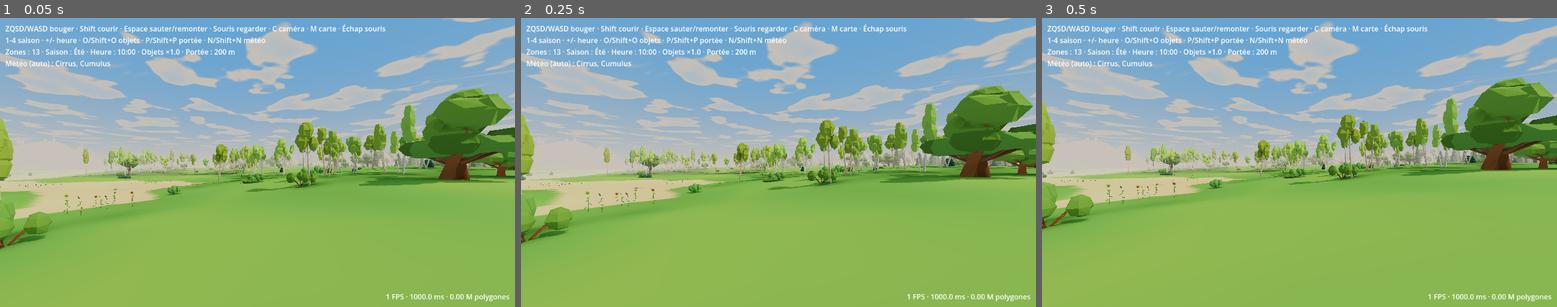
Above: before the commit, frames 1-3 (left to right).
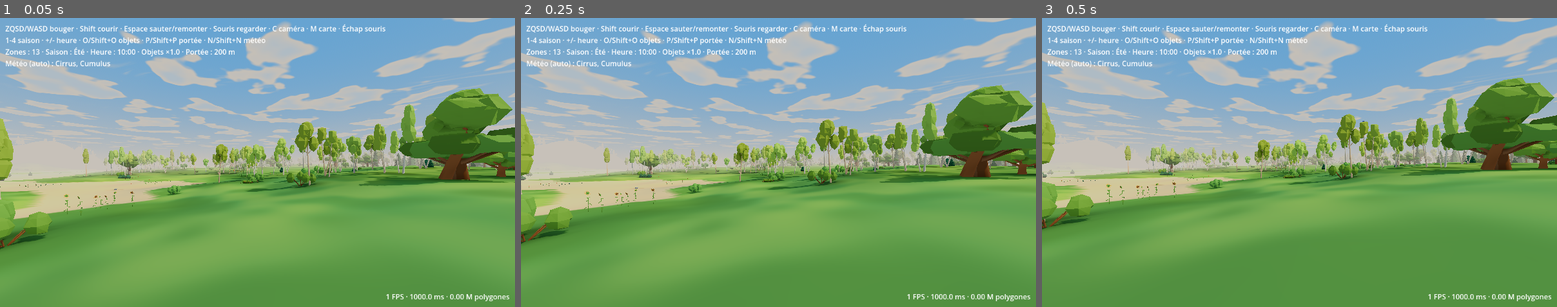
Above: after the commit, the same moments.

Repository: tdebarochez/openworld
Game: Godot game, scene res://main.tscn
The game is run twice, just before and just after one commit, with the same random seed, the same clock (stepped at 60 frames per second) and the same inputs.
Inputs:
- Up to frame 1 (0.05 s): no input
- Up to frame 2 (0.25 s): no input
- Up to frame 3 (0.5 s): no input

The runs differ from the first frame. In frame 1, 32% of the frame differs, in the area x 0-100%, y 51-100%; in frame 2, 34%; in frame 3, 38%, in the area x 0-100%, y 50-100%.

Commit message:
Painted relief at eye level: sun-relative slope tint, small grass dabs, forest fringe, tree shade across zone edges
- Terrain shader: slopes facing the sun warmer/lighter, away cooler/darker (amplified horizontal
  normal, sun_dir set by daynight.apply), and world-space ~10 m / ~3 m grass dabs towards the meadow
  pair, each scale faded by fwidth so grazing angles don't shimmer. No zone rebuild cost.
- _shading: the grass deepens over ~12 m outside the forest edge (FOREST_FRINGE).
- Tree contact shade carries across zone edges: _edge_trees reads the 8 neighbours' trees near
  the edge (~0.9 ms per FULL/LIGHT zone on desktop; skipped for COARSE zones).
- Tests: shade under trees right up to the zone edge, darker forest fringe, terrain sun_dir follows the sun.

Co-Authored-By: Claude Opus 5.5 <noreply@anthropic.com>

Diff:
--- a/daynight.gd
+++ b/daynight.gd
@@ -128,6 +128,7 @@
 		sun.light_color = s.sun * MOON
 		sun.light_energy = s.energy * MOON_ENERGY * smoothstep(0.0, 0.15, -dir.y)
 	disc.basis = sun.basis
+	world.terrain_mat.set_shader_parameter("sun_dir", sun.basis.z)  # warm/cool slopes (seasons.TERRAIN_SHADER)
 	disc.light_color = sun.light_color
 	disc.light_energy = (1.0 + warm) * smoothstep(0.0, 0.05, dir.y) if dir.y >= 0.0 \
 		else 0.6 * smoothstep(0.0, 0.05, -dir.y)
--- a/seasons.gd
+++ b/seasons.gd
@@ -37,30 +37,68 @@
 # Vertex colour = ground category key; UV = world._build_zone's baked shading: x = meadow patch
 # (-1 deep green dip .. 1 light yellow-green patch, on the grass only; ±6 % value elsewhere),
 # y = light multiplier (hollows, crests, forest floor, contact shade under trees, bushes, rocks, houses).
+# Painted relief for eye level, computed here so zones don't cost more to build:
+# - slopes facing the sun (sun_dir, set by daynight.gd) warmer and lighter, slopes away cooler and
+#   darker, strongly amplified so the gentle plains show their swells (and the same in both renderers:
+#   Compatibility's light is mostly ambient);
+# - small world-space grass patches (~16 m and ~5 m) towards the meadow pair: a texture gradient that
+#   makes a flat field read as ground receding. Each scale fades once a pixel covers it (fwidth), so
+#   grazing angles don't shimmer; the baked ~30-120 m patches carry on beyond.
 const TERRAIN_SHADER := """
 shader_type spatial;
 uniform vec3 key[5];  // summer ground colours as stored in the mesh (sRGB)
 uniform vec3 to[5];   // this season's colours (sRGB)
 uniform vec3 meadow[2];  // this season's grass in dips and in light patches (sRGB)
+uniform vec3 sun_dir = vec3(0.4, 0.8, 0.4);  // towards the sun (or moon)
+const float SLOPE_GAIN = 8.0;  // horizontal normal × this = full warm/cool shift (plains slope ≤ ~0.15)
+const vec3 SUNNY = vec3(1.12, 1.06, 0.9);
+const vec3 SHADY = vec3(0.76, 0.84, 1.0);
+const float PATCHES = 0.6;  // how far the small patches go towards the meadow pair
 varying vec3 col;
+varying vec3 lo;  // the meadow pair, lit like col
+varying vec3 hi;
+varying float grass;
+varying vec2 wxz;
+vec3 linear(vec3 c) {  // same conversion as StandardMaterial3D's vertex_color_is_srgb
+	return OUTPUT_IS_SRGB ? c : mix(pow((c + vec3(0.055)) * (1.0 / 1.055), vec3(2.4)), c * (1.0 / 12.92), lessThan(c, vec3(0.04045)));
+}
+float hash(vec2 p) {  // integer hash (Dave Hoskins'): 0..1, exact at any world coordinate
+	uvec2 q = uvec2(ivec2(p)) * uvec2(1597334673u, 3812015801u);
+	return float((q.x ^ q.y) * 1597334673u) * (1.0 / 4294967295.0);
+}
+float value_noise(vec2 p) {  // -1..1
+	vec2 i = floor(p);
+	vec2 f = p - i;
+	f = f * f * (3.0 - 2.0 * f);
+	return mix(mix(hash(i), hash(i + vec2(1, 0)), f.x), mix(hash(i + vec2(0, 1)), hash(i + vec2(1, 1)), f.x), f.y) * 2.0 - 1.0;
+}
+float octave(vec2 p) {  // faded out as one pixel spans a noise cell
+	return value_noise(p) * clamp(1.5 - 1.5 * length(fwidth(p)), 0.0, 1.0);
+}
 void vertex() {
 	int k = 0;
 	for (int i = 1; i < 5; i++) {
 		if (distance(COLOR.rgb, key[i]) < distance(COLOR.rgb, key[k])) k = i;
 	}
 	col = to[k];
+	grass = k == 3 ? 1.0 : 0.0;
 	if (k == 3) {
 		col = mix(col, meadow[UV.x > 0.0 ? 1 : 0], abs(UV.x));
 	} else {
 		col *= 1.0 + 0.06 * UV.x;
 	}
-	col *= UV.y;
-	if (!OUTPUT_IS_SRGB) {  // same conversion as StandardMaterial3D's vertex_color_is_srgb
-		col = mix(pow((col + vec3(0.055)) * (1.0 / 1.055), vec3(2.4)), col * (1.0 / 12.92), lessThan(col, vec3(0.04045)));
-	}
+	vec2 s = sun_dir.xz;
+	float facing = clamp(dot(NORMAL.xz, s) * inversesqrt(dot(s, s) + 1e-4) * SLOPE_GAIN, -1.0, 1.0);
+	vec3 tint = UV.y * mix(vec3(1.0), facing > 0.0 ? SUNNY : SHADY, abs(facing));
+	col = linear(col * tint);
+	lo = linear(meadow[0] * tint);
+	hi = linear(meadow[1] * tint);
+	wxz = (MODEL_MATRIX * vec4(VERTEX, 1.0)).xz;
 }
 void fragment() {
-	ALBEDO = col;
+	float n = 0.55 * octave(wxz * (1.0 / 10.0)) + 0.45 * octave(wxz * (1.0 / 3.0) + 37.0);
+	n = smoothstep(-0.45, 0.45, n) * 2.0 - 1.0;  // soft-edged dabs rather than a mushy gradient
+	ALBEDO = mix(col, n > 0.0 ? hi : lo, abs(n) * PATCHES * grass) * (1.0 + 0.05 * n * grass);
 }
 """
 # Winter conifers (and roofs): needles darkened by the instance colour and baked shading, white on
--- a/tests/test_daynight.gd
+++ b/tests/test_daynight.gd
@@ -104,6 +104,8 @@
 	var noon_energy := sun.light_energy
 	var noon_haze: Color = w.seasons.sky.sky_horizon_color
 	assert(sun.global_basis.z.y > 0.7)  # light shines along -Z: downwards
+	d.set_time(18.5)  # the terrain's warm/cool slopes follow the sun
+	assert(w.terrain_mat.get_shader_parameter("sun_dir").is_equal_approx(sun.global_basis.z), "terrain sun_dir stale")
 	d.set_time(0.0)
 	assert(sun.global_basis.z.y > 0.3, "moonlight from above")
 	assert(sun.light_energy < noon_energy * 0.5 and sun.light_energy > 0.0)
--- a/tests/test_world.gd
+++ b/tests/test_world.gd
@@ -281,7 +281,7 @@
 	var samples := []
 	for z in range(0, n, 2):
 		for x in range(0, n, 2):
-			if w.forest(x - half, z - half) < -0.05:
+			if w.forest(x - half, z - half) < -w.FOREST_FRINGE:
 				var h: float = w.height(x - half, z - half)
 				var r: float = w.HOLLOW_R
 				var around: float = (w.height(x - half + r, z - half) + w.height(x - half - r, z - half) + w.height(x - half, z - half + r) + w.height(x - half, z - half - r)) / 4.0
@@ -292,15 +292,29 @@
 	var hollow: float = samples.slice(-k).reduce(func(s, e): return s + e[1], 0.0) / k
 	print("ground light: crests %.3f, hollows %.3f, meadow patch %.2f..%.2f" % [crest, hollow, lo, hi])
 	assert(hollow < crest - 0.03, "hollows should be darker than crests")
-	# Contact shade: the ground at a tree's foot is darker than with no objects.
+	# Contact shade: the ground at a tree's foot is darker than with no objects, right up to the zone
+	# edge (the neighbours shade their side too: the seam check above).
 	var shaded := 0
+	var at_edge := 0
 	for list in w.tree_transforms(cell, mask):
 		for t: Transform3D in list:
-			if absf(t.origin.x) < half - 5 and absf(t.origin.z) < half - 5:
-				var i := (roundi(t.origin.z) + half) * n + roundi(t.origin.x) + half
-				assert(uv0[i].y < bare[i].y - 0.1 or uv0[i].y <= w.SHADE_MIN + 0.001, "no shade under a tree")
-				shaded += 1
-	assert(shaded > 5)
+			var i := (roundi(t.origin.z) + half) * n + roundi(t.origin.x) + half
+			assert(uv0[i].y < bare[i].y - 0.1 or uv0[i].y <= w.SHADE_MIN + 0.001, "no shade under a tree at %s" % t.origin)
+			shaded += 1
+			at_edge += int(absf(t.origin.x) > half - 3 or absf(t.origin.z) > half - 3)
+	assert(shaded > 5 and at_edge > 0, "%d trees, %d at the edge" % [shaded, at_edge])
+	# Forest fringe: the grass a few metres outside the forest is already darker than open meadow.
+	var fringe := [0.0, 0]
+	var open := [0.0, 0]
+	for z in range(0, n, 4):
+		for x in range(0, n, 4):
+			var e: float = w.forest(x - half, z - half)
+			var bucket = fringe if e > -0.12 and e < -0.04 else (open if e < -0.35 else null)
+			if bucket != null and w.height(x - half, z - half) > 2.0 and mask[z * n + x] == w.FREE:
+				bucket[0] += bare[z * n + x].y
+				bucket[1] += 1
+	print("ground light: forest fringe %.3f, open meadow %.3f" % [fringe[0] / fringe[1], open[0] / open[1]])
+	assert(fringe[0] / fringe[1] < open[0] / open[1] - 0.025, "no darker fringe outside the forest")
 	# Every detail level agrees at the coarse grid's points (objects aside: bushes only exist in full).
 	var full: PackedVector2Array = w._shading(Vector2i(3, 2), 1, w.layout(Vector2i(3, 2)).mask, [], [])
 	var coarse: PackedVector2Array = w._shading(Vector2i(3, 2), w.COARSE_RES, w.layout(Vector2i(3, 2)).mask, [], [])
--- a/world.gd
+++ b/world.gd
@@ -41,6 +41,7 @@
 const HOLLOW_DARK := 0.22  # light lost 1.5 m or more below that ring
 const CREST_LIGHT := 0.06  # light gained 1.5 m or more above it
 const FOREST_DARK := 0.15  # light lost on the forest floor
+const FOREST_FRINGE := 0.3  # forest() band (~12 m) outside the edge where the grass already deepens
 const CONTACT := 0.3  # light lost at the foot of a tree, bush, rock or house wall
 const HOUSE_SHADE := 3.0  # m the shade reaches out from a house
 const SHADE_MIN := 0.62  # darkest the ground gets, however many shades overlap
@@ -244,8 +245,9 @@
 
 
 ## Tree placements in zone-local coords (origin on the ground), deterministic per seed + cell.
-## Returns one Array[Transform3D] per TreeKind.
-func tree_transforms(cell: Vector2i, mask := PackedByteArray()) -> Array:
+## Returns one Array[Transform3D] per TreeKind. `only`: keep just the trees in this world x/z rect
+## (cheap: the others are dropped before any noise is sampled).
+func tree_transforms(cell: Vector2i, mask := PackedByteArray(), only := Rect2()) -> Array:
 	var rng := RandomNumberGenerator.new()
 	rng.seed = hash(Vector3i(noise.seed, cell.x, cell.y))
 	var half := ZONE_SIZE / 2.0
@@ -260,6 +262,8 @@
 		var rot := rng.randf() * TAU
 		var wx := cell.x * ZONE_SIZE + lx
 		var wz := cell.y * ZONE_SIZE + lz
+		if only.has_area() and not only.has_point(Vector2(wx, wz)):
+			continue
 		var h := height(wx, wz)
 		if h < WATER_LEVEL + 2.0 or h > 20.0 or _normal(wx, wz).y < 0.85 or _blocked(mask, lx, lz):
 			continue
@@ -878,7 +882,9 @@
 	var trees := tree_transforms(cell, mask)
 	var rocks := rock_transforms(cell, mask) if full else []
 	var bushes := bush_transforms(cell, mask) if full else []
-	var uvs := _shading(cell, res, mask, [[trees, 2.8], [bushes, 1.4], [rocks, 1.3]], lay.near_houses)
+	# Tree shade across zone edges (~1 ms): not worth it on the coarse 4 m grid, a kilometre away.
+	var tree_shade := [trees, 2.8] if detail == Detail.COARSE else [trees + [_edge_trees(cell, mask)], 2.8, true]
+	var uvs := _shading(cell, res, mask, [tree_shade, [bushes, 1.4], [rocks, 1.3]], lay.near_houses)
 
 	var idx := PackedInt32Array()
 	for z in cells:
@@ -1163,6 +1169,26 @@
 	if h > 22.0:
 		return ground[2]  # peaks
 	return ground[3]  # grass
+
+
+## The 8 neighbouring zones' trees whose contact shade reaches into `cell` (zone-local coords), so
+## a tree's shade carries on across the edge. Their own layout masks aren't built (too slow): the
+## zone's mask at the nearest edge point stands in for them.
+## ponytail: may differ where a road or village clearing crosses the edge right there (a stray or
+## missing half shade); build the neighbours' masks if that ever shows.
+func _edge_trees(cell: Vector2i, mask: PackedByteArray) -> Array[Transform3D]:
+	var r := 2.8 * 1.4  # largest tree shade (_build_zone's radius × the largest tree scale)
+	var origin := Vector2(cell) * ZONE_SIZE
+	var only := Rect2(origin - Vector2.ONE * (ZONE_SIZE / 2.0 + r), Vector2.ONE * (ZONE_SIZE + 2.0 * r))
+	var out: Array[Transform3D] = []
+	for d in [Vector2i(-1, -1), Vector2i(0, -1), Vector2i(1, -1), Vector2i(-1, 0), Vector2i(1, 0), Vector2i(-1, 1), Vector2i(0, 1), Vector2i(1, 1)]:
+		var shift := Vector3(d.x, 0, d.y) * ZONE_SIZE
+		for list in tree_transforms(cell + d, PackedByteArray(), only):
+			for t: Transform3D in list:
+				var l := t.translated(shift)
+				if not _blocked(mask, l.origin.x, l.origin.z):
+					out.append(l)
+	return out
 
 
 ## Baked terrain shading per vertex (`res` m grid), read by seasons.TERRAIN_SHADER as UV:
@@ -1194,28 +1220,29 @@
 				around += lh[i + d] + lh[i + d * g] + lh[i + d * (g + 1)] + lh[i + d * (g - 1)]
 			var hollow := around / 8.0 - lh[i]  # > 0 in a hollow or at the foot of a slope, < 0 on a crest
 			var l := 1.0 - HOLLOW_DARK * smoothstep(0.0, 1.5, hollow) + CREST_LIGHT * smoothstep(0.0, 1.5, -hollow)
-			var f := 0.0  # forest floor: where trees grow (tree_transforms' tests, bar the slope)
+			var f := 0.0  # forest floor: where trees grow (tree_transforms' tests, bar the slope), and its fringe
 			if lh[i] > WATER_LEVEL + 2.0 and lh[i] < 20.0 and mask[z * SHADE_STEP * (ZONE_SIZE + 1) + x * SHADE_STEP] == FREE:
-				f = smoothstep(0.0, 0.3, forest(wx, wz))
+				f = smoothstep(-FOREST_FRINGE, 0.3, forest(wx, wz))
 			light.append(l * (1.0 - FOREST_DARK * f))
 			# Meadow patches ~120 m wide, broken up by smaller ones (~30 m); deep green under the trees.
 			var p := noise.get_noise_2d(wx * 2.0 + 9000.0, wz * 2.0) * 1.6 + noise.get_noise_2d(wx * 8.0 - 3000.0, wz * 8.0) * 1.0
-			patch.append(lerpf(clampf(p, -1.0, 1.0), -1.0, 0.7 * f))
+			patch.append(lerpf(clampf(p, -1.0, 1.0), -1.0, 0.85 * f))
 	var n := ZONE_SIZE / res + 1
 	var contact := PackedFloat32Array()
 	contact.resize(n * n)
 	contact.fill(1.0)
-	for group in objects:
+	for group in objects:  # [lists, radius, true when the neighbours' objects near the edge are included]
+		var across: bool = group.size() > 2 and group[2]
 		for list in group[0]:
 			for t: Transform3D in list:
 				var r: float = group[1] * t.basis.x.length()
-				# ponytail: no shade for objects whose shade would cross the zone edge (the neighbour can't
-				# know them, half a blob would show); compute neighbours' placements if the gaps show.
-				if absf(t.origin.x) > half - r or absf(t.origin.z) > half - r:
+				# Bushes and rocks only exist in FULL zones: no shade crossing the edge (half a blob would
+				# show against a LIGHT neighbour). Trees exist at every level: see _edge_trees.
+				if not across and (absf(t.origin.x) > half - r or absf(t.origin.z) > half - r):
 					continue
 				var c := Vector2(t.origin.x, t.origin.z)
-				for z in range(ceili((c.y - r + half) / res), floori((c.y + r + half) / res) + 1):
-					for x in range(ceili((c.x - r + half) / res), floori((c.x + r + half) / res) + 1):
+				for z in range(maxi(ceili((c.y - r + half) / res), 0), mini(floori((c.y + r + half) / res), n - 1) + 1):
+					for x in range(maxi(ceili((c.x - r + half) / res), 0), mini(floori((c.x + r + half) / res), n - 1) + 1):
 						var d2 := Vector2(x * res - half, z * res - half).distance_squared_to(c) / (r * r)
 						if d2 < 1.0:
 							contact[z * n + x] *= 1.0 - CONTACT * (1.0 - d2) * (1.0 - d2)
